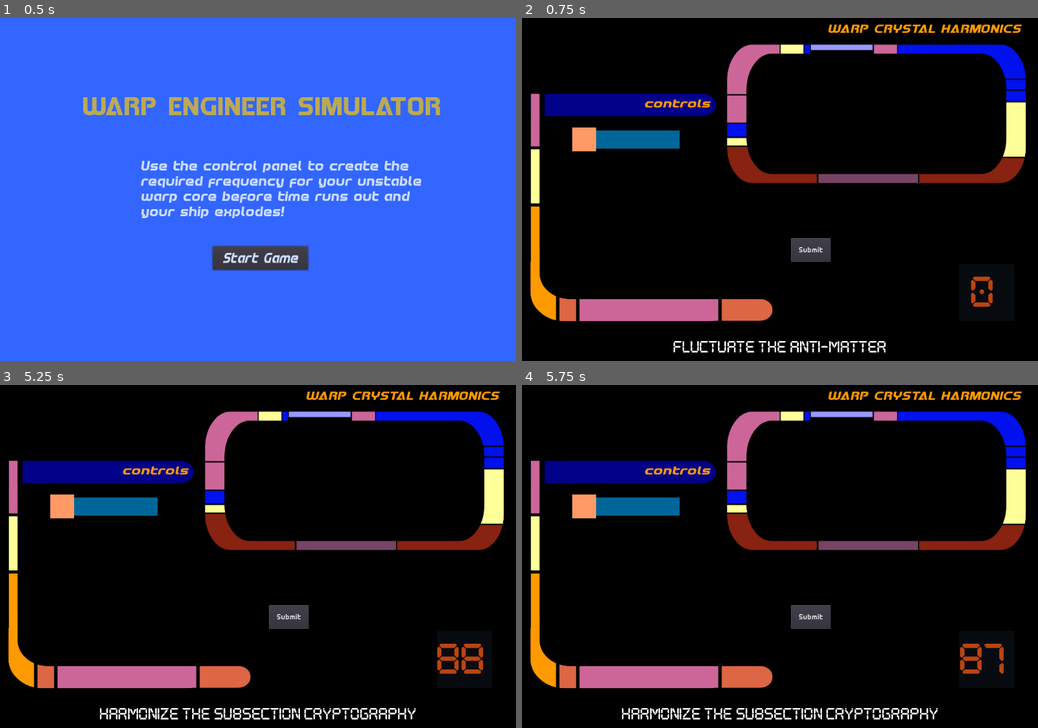
Above: before the commit, frames 1-4 (two rows, left to right).
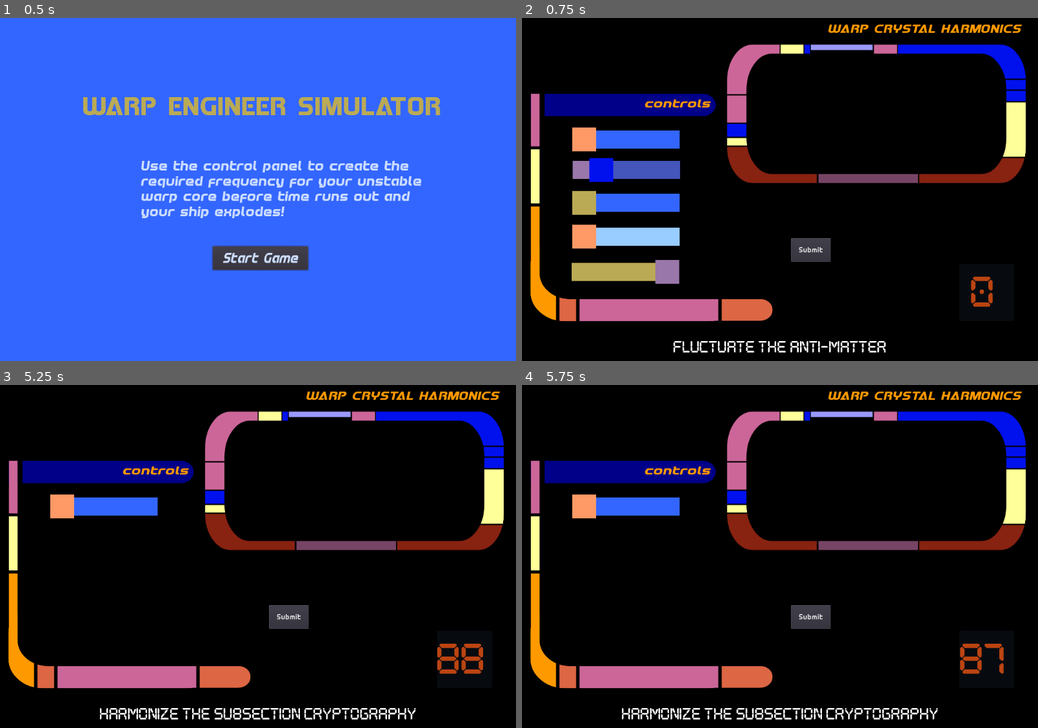
Above: after the commit, the same moments.

Repository: squiggle-at-squiggle/LDJam49
Game: Godot game, scene res://Scenes/Main.tscn
The game is run twice, just before and just after one commit, with the same random seed, the same clock (stepped at 60 frames per second) and the same inputs.
Inputs:
- Up to frame 1 (0.5 s): no input
- Up to frame 2 (0.75 s): click "Start Game" at 0.5 s
- Up to frame 3 (5.25 s): click "Submit" at 1.25 s; click "Submit" at 2 s; click "Submit" at 2.75 s; tap Enter at 3.5 s; tap Space at 4.25 s; click "Start Game" at 5 s
- Up to frame 4 (5.75 s): no input

Frame 1 is identical in both runs. In frame 2, 5.7% of the frame differs, in the area x 9-31%, y 32-78%; in frame 3, 0.9%; in frame 4, 0.9%.

Commit message:
checkin save

Diff:
--- a/Scenes/ControlPanel.tscn
+++ b/Scenes/ControlPanel.tscn
@@ -54,28 +54,24 @@
 margin_bottom = -437.437
 
 [node name="SliderTwo" parent="Control" instance=ExtResource( 5 )]
-visible = false
 margin_left = 107.5
 margin_top = 294.354
 margin_right = -847.5
 margin_bottom = -372.646
 
 [node name="SliderThree" parent="Control" instance=ExtResource( 7 )]
-visible = false
 margin_left = 107.381
 margin_top = 363.318
 margin_right = -847.62
 margin_bottom = -303.682
 
 [node name="SliderFour" parent="Control" instance=ExtResource( 8 )]
-visible = false
 margin_left = 107.441
 margin_top = 434.393
 margin_right = -843.559
 margin_bottom = -229.607
 
 [node name="SliderFive" parent="Control" instance=ExtResource( 9 )]
-visible = false
 margin_left = 107.002
 margin_top = 507.651
 margin_right = -847.998
--- a/Scenes/SliderOne.tscn
+++ b/Scenes/SliderOne.tscn
@@ -2,21 +2,23 @@
 
 [ext_resource path="res://Code/SliderOne.gd" type="Script" id=1]
 [ext_resource path="res://Art/NewSliders/grabber1and4.png" type="Texture" id=2]
-[ext_resource path="res://Art/NewSliders/sliderbar2.png" type="Texture" id=3]
 [ext_resource path="res://Art/NewSliders/grabber1and4-highlight.png" type="Texture" id=4]
-[ext_resource path="res://Art/NewSliders/sliderbar3.png" type="Texture" id=5]
+[ext_resource path="res://Art/NewSliders/sliderbar1.png" type="Texture" id=5]
+[ext_resource path="res://Art/NewSliders/sliderprogress1.png" type="Texture" id=6]
 
-[sub_resource type="ImageTexture" id=4]
+[sub_resource type="ImageTexture" id=1]
 
-[sub_resource type="StyleBoxTexture" id=1]
+[sub_resource type="StyleBoxTexture" id=2]
 texture = ExtResource( 5 )
 region_rect = Rect2( 0, 0, 450, 75 )
 
-[sub_resource type="StyleBoxTexture" id=2]
-texture = ExtResource( 3 )
-region_rect = Rect2( 0, 0, 450, 75 )
+[sub_resource type="StyleBoxTexture" id=3]
+texture = ExtResource( 6 )
+region_rect = Rect2( 0, 0, 75, 75 )
 
-[sub_resource type="StyleBoxEmpty" id=3]
+[sub_resource type="StyleBoxTexture" id=4]
+texture = ExtResource( 6 )
+region_rect = Rect2( 0, 0, 75, 75 )
 
 [node name="SliderOne" type="Control"]
 anchor_right = 1.0
@@ -33,12 +35,12 @@
 margin_right = 450.0
 margin_bottom = 100.0
 rect_scale = Vector2( 0.5, 0.5 )
-custom_icons/tick = SubResource( 4 )
+custom_icons/tick = SubResource( 1 )
 custom_icons/grabber_highlight = ExtResource( 4 )
 custom_icons/grabber = ExtResource( 2 )
-custom_styles/slider = SubResource( 1 )
-custom_styles/grabber_area_highlight = SubResource( 2 )
-custom_styles/grabber_area = SubResource( 3 )
+custom_styles/slider = SubResource( 2 )
+custom_styles/grabber_area_highlight = SubResource( 3 )
+custom_styles/grabber_area = SubResource( 4 )
 min_value = 1.0
 max_value = 6.0
 value = 1.0
